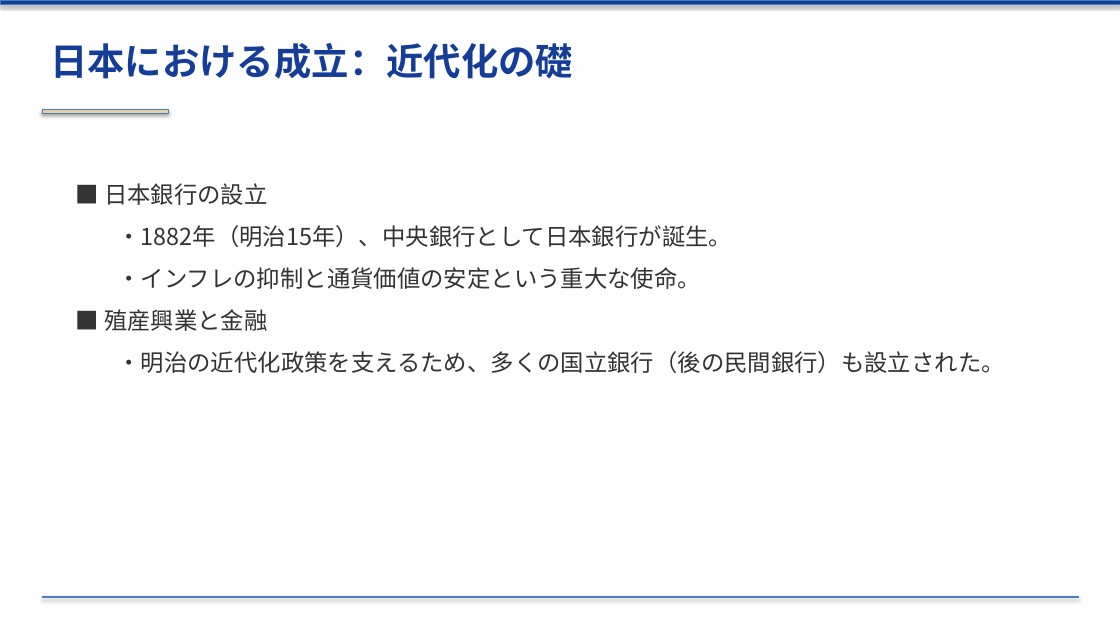
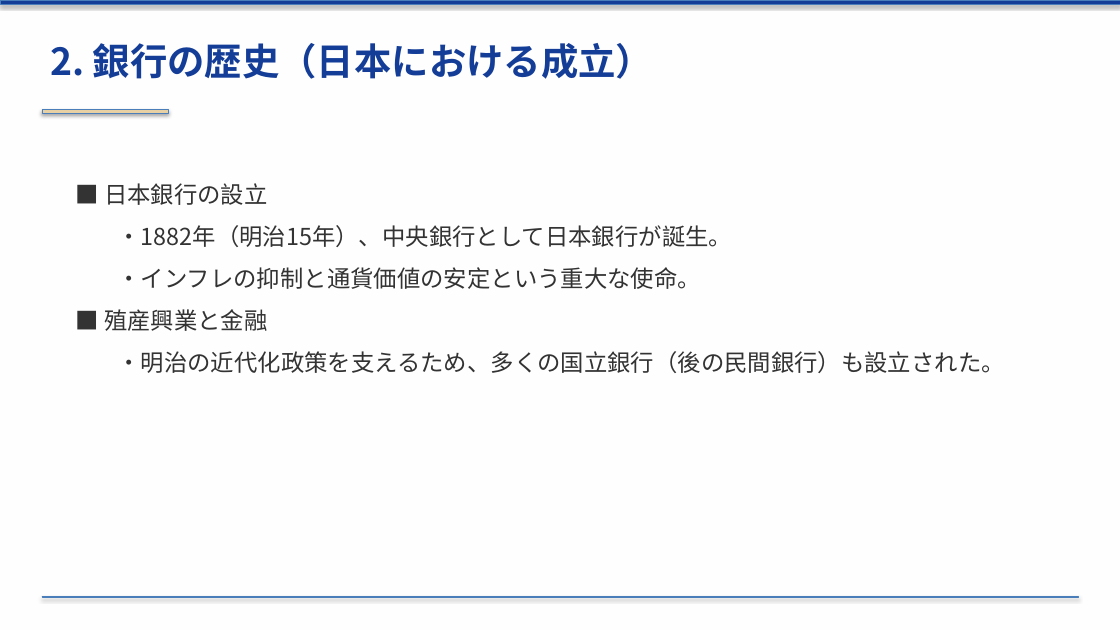
Before and after one commit to xilicrysta/bank-pptx, a slide deck: slide 5 of bank_industry_presentation.pptx. Drawn at 1120x630 pixels with LibreOffice and Linux fonts; fonts in the diff are those of the drawing. Boxes give left, top, right and bottom in pixels: in the first picture for what was removed or moved away, otherwise in the second. Text is boxed around its words. In the diff, an @@ line names an element or a change of style, - is before the commit and + after.

```diff
--- a/bank_industry_presentation.pptx
+++ b/bank_industry_presentation.pptx
@@ text at (50,43,653,79): text changed @@
-日本における成立：近代化の礎
+2. 銀行の歴史（日本における成立）
```
Also in this commit, not shown: 11 other slides changed, 1 other file.
